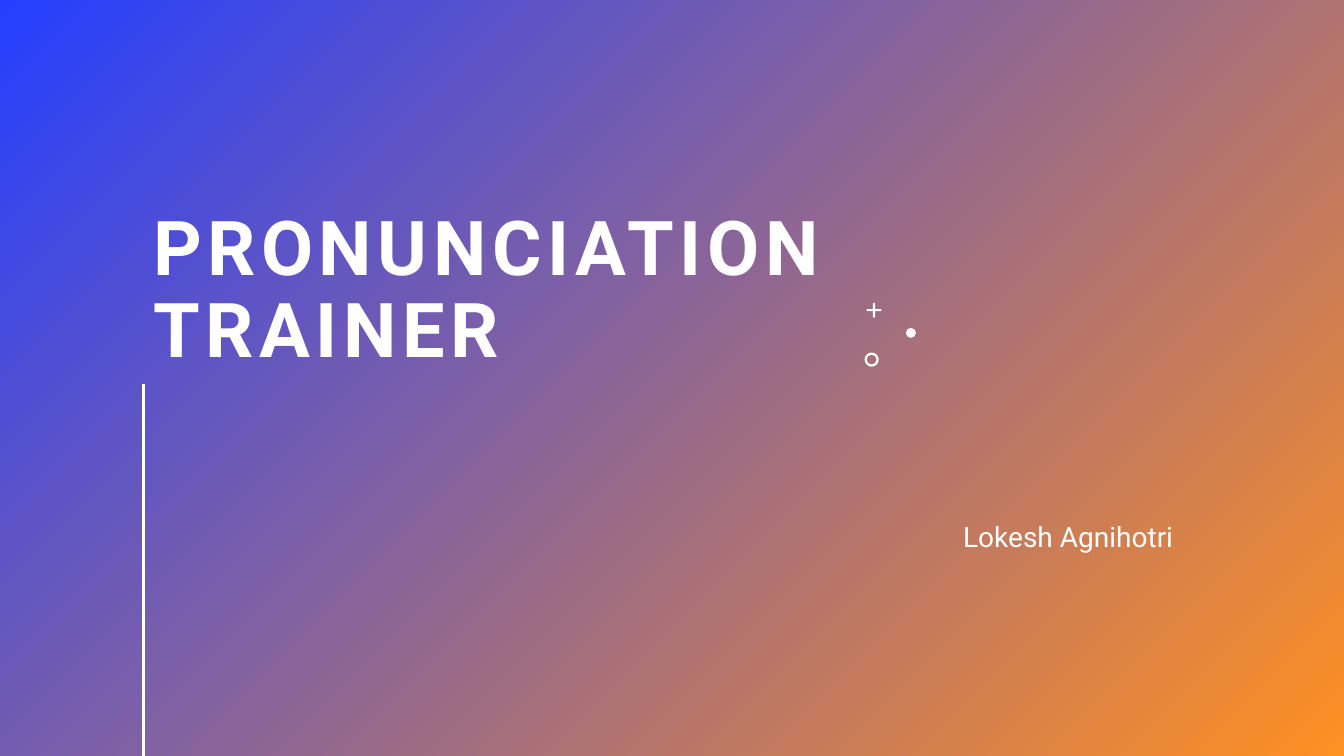
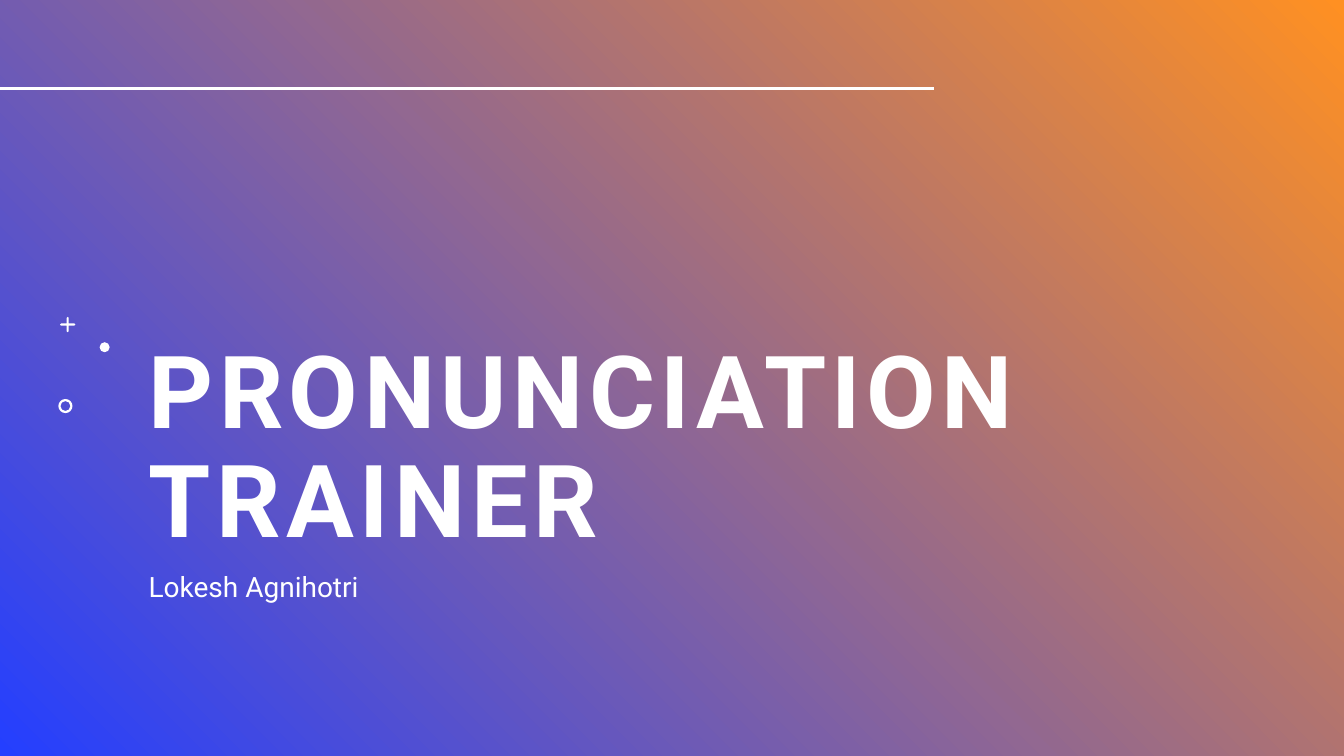
Before and after one commit to LokeshAgnihotri/Project_2023, a slide deck: slide 1 of Deliverables/Pronunciation_Trainer.pptx. Drawn at 1344x756 pixels with LibreOffice and Linux fonts; fonts in the diff are those of the drawing; background and template pictures are left out; a plain dark background stands for a picture behind light text. Boxes give left, top, right and bottom in pixels: in the first picture for what was removed or moved away, otherwise in the second. Text is boxed around its words. In the diff, an @@ line names an element or a change of style, - is before the commit and + after.

```diff
--- a/Deliverables/Pronunciation_Trainer.pptx
+++ b/Deliverables/Pronunciation_Trainer.pptx
@@ background gradient #243FFF to #FF9022 to picture (left out) @@
@@ rectangle added at bbox=[0, 0, 1344, 756], fill #FFFFFF @@
@@ rectangle added at bbox=[0, 0, 1344, 756], fill gradient #243FFF to #FF9022 @@
@@ line added from (1, 89) to (933, 89), #FFFFFF 2 pt @@
@@ title "PRONUNCIATION TRAINER": place and size @@
-title "PRONUNCIATION TRAINER" at bbox=[153, 207, 818, 357]
+title "PRONUNCIATION TRAINER" at bbox=[149, 336, 1014, 537]
@@ title "PRONUNCIATION TRAINER" at bbox=[149, 336, 1014, 537]: size 54 to 72 pt @@
@@ freeform shape added at bbox=[60, 317, 76, 332], fill #FFFFFF @@
@@ freeform shape removed at bbox=[866, 302, 881, 318] @@
@@ freeform shape removed at bbox=[906, 328, 917, 338] @@
@@ freeform shape added at bbox=[100, 343, 110, 353], fill #FFFFFF @@
@@ freeform shape removed at bbox=[865, 353, 879, 367] @@
@@ freeform shape added at bbox=[58, 399, 73, 413], fill #FFFFFF @@
@@ subtitle "Lokesh Agnihotri": place and size @@
-subtitle "Lokesh Agnihotri" at bbox=[963, 526, 1173, 553]
+subtitle "Lokesh Agnihotri" at bbox=[149, 576, 358, 603]
@@ subtitle "Lokesh Agnihotri" at bbox=[149, 576, 358, 603]: alignment right to left; vertical alignment top to middle @@
```
Also in this commit, not shown: 1 slide added, 6 other files.
